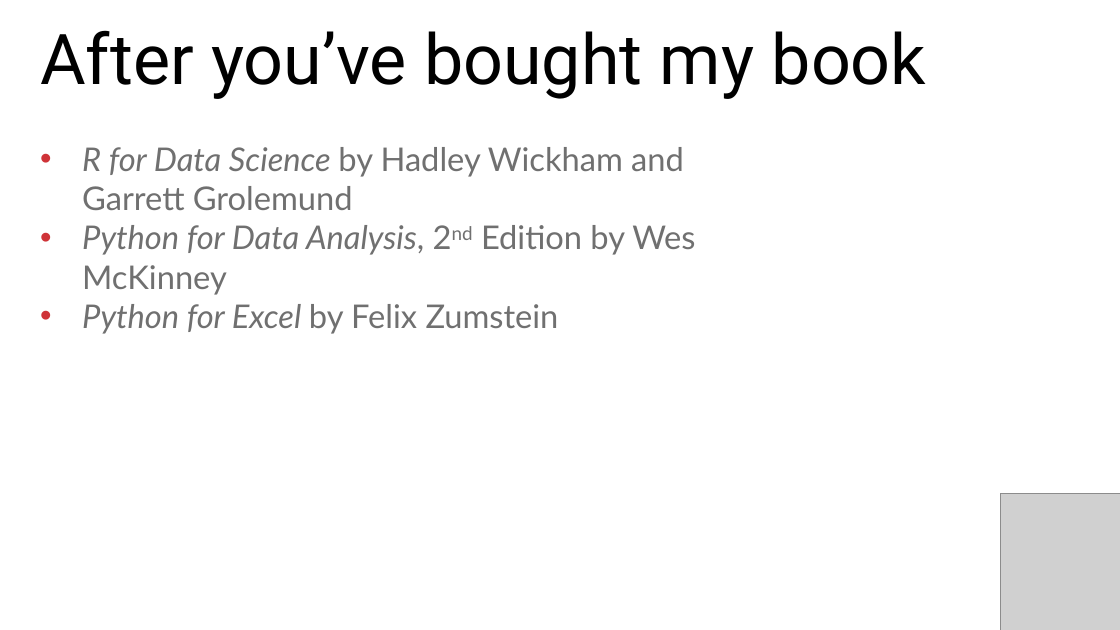
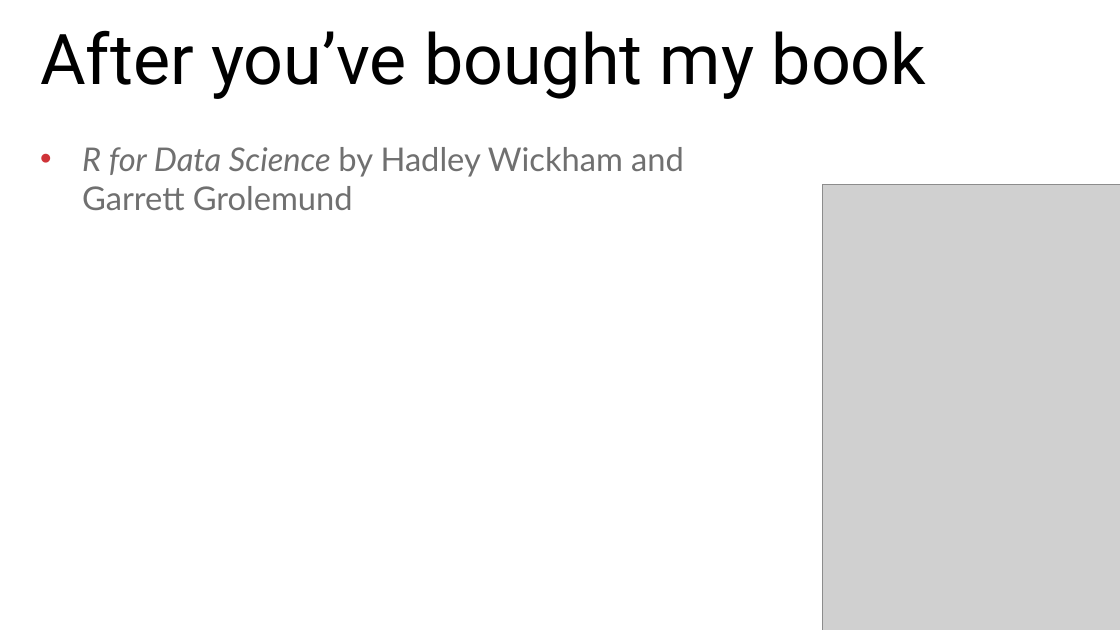
Before and after one commit to stringfestdata/london-excel, a slide deck: slide 30 of advancing-into-analytics-london-meetup.pptx (slide 29 before the commit). Drawn at 1120x630 pixels with LibreOffice and Linux fonts; fonts in the diff are those of the drawing; grey boxes stand for pictures. Boxes give left, top, right and bottom in pixels: in the first picture for what was removed or moved away, otherwise in the second. Text is boxed around its words. In the diff, an @@ line names an element or a change of style, - is before the commit and + after.

```diff
--- a/advancing-into-analytics-london-meetup.pptx
+++ b/advancing-into-analytics-london-meetup.pptx
@@ picture added at (823,184,1120,630) @@
@@ text at (82,225,695,334): paragraphs removed @@
-• Python for Data Analysis, 2nd Edition by Wes McKinney
-• Python for Excel by Felix Zumstein
```
Also in this commit, not shown: 5 other slides changed, 6 slides added, 1 slide removed, 5 other files.
